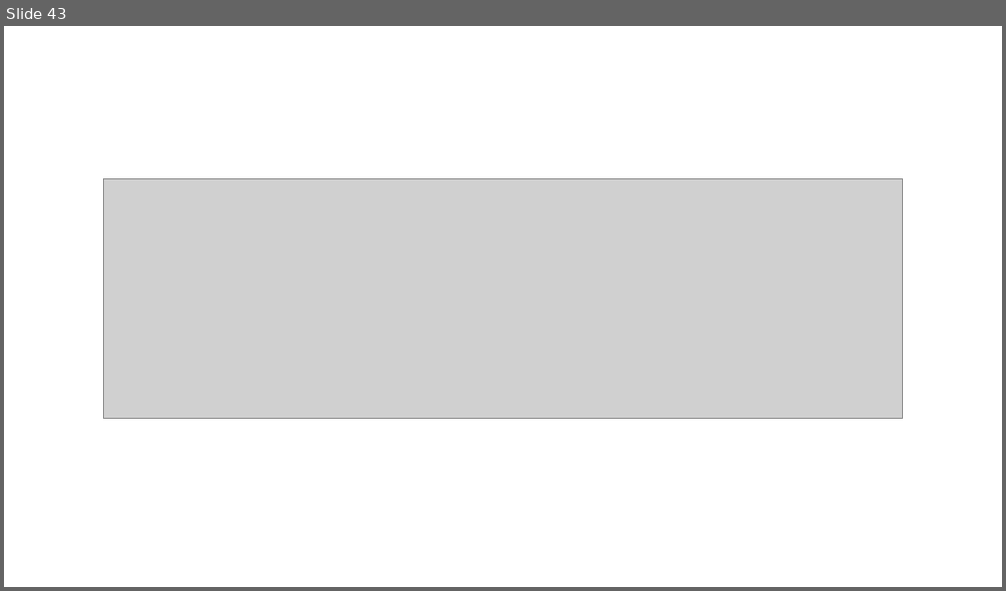
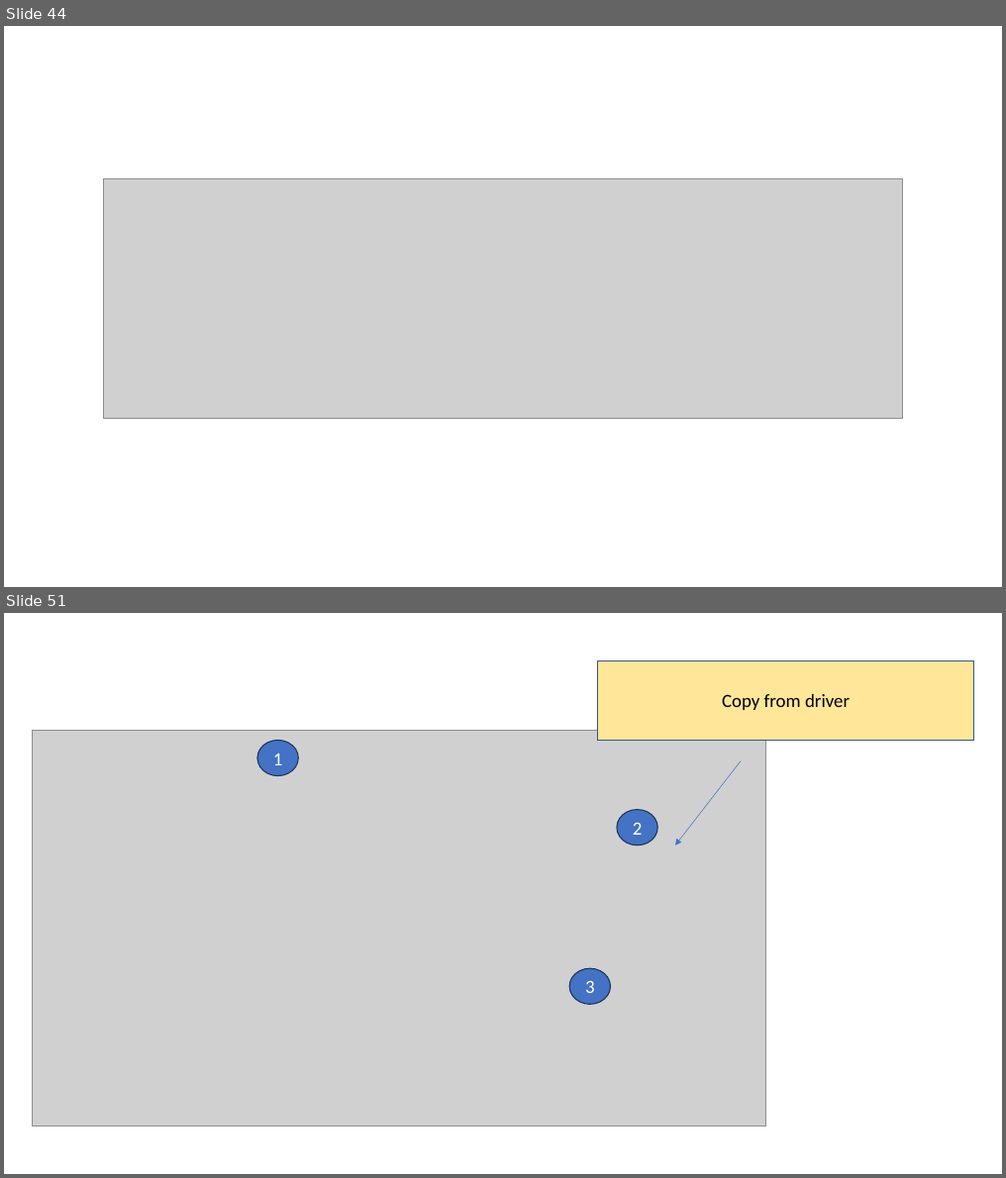
Before and after one commit to JohnRowleyDorsetCollege2025/oop-2025-a-camera-rental-20251111, a slide deck: CameraKit Walkthrough.pptx. Shown one above the other, each under a label of ours: slide 43 before the commit, slides 44 and 51 after it; the slides between them are not shown. The pictures are 1006x591 and 1006x1178 pixels, drawn with LibreOffice and Linux fonts; fonts in the diff are those of the drawing; grey boxes stand for pictures. Boxes give left, top, right and bottom in pixels: in the first picture for what was removed or moved away, otherwise in the second. Text is boxed around its words. In the diff, an @@ line names an element or a change of style, - is before the commit and + after.

```diff
--- a/CameraKit Walkthrough.pptx
+++ b/CameraKit Walkthrough.pptx
@@ slide 51 added at [4, 613, 1002, 1174], background #FFFFFF @@
@@ rectangle added at [598, 661, 974, 741], fill #FFE699, outline #325491 1 pt, 18 pt, text #000000 @@
+Copy from driver
@@ picture added at [32, 730, 765, 1127] @@
@@ ellipse added at [257, 741, 299, 776], fill #4472C4, outline #1E3256 1 pt, 18 pt, text #FFFFFF @@
+1
@@ arrow added from (741, 761) to (675, 846), #4472C4 0.5 pt @@
@@ ellipse added at [617, 810, 658, 846], fill #4472C4, outline #1E3256 1 pt, 18 pt, text #FFFFFF @@
+2
@@ ellipse added at [570, 968, 611, 1004], fill #4472C4, outline #1E3256 1 pt, 18 pt, text #FFFFFF @@
+3
@@ what was slide 43 is now slide 44 @@
```
Also in this commit, not shown: 7 other slides added, 7 slides removed, 5 other files.
